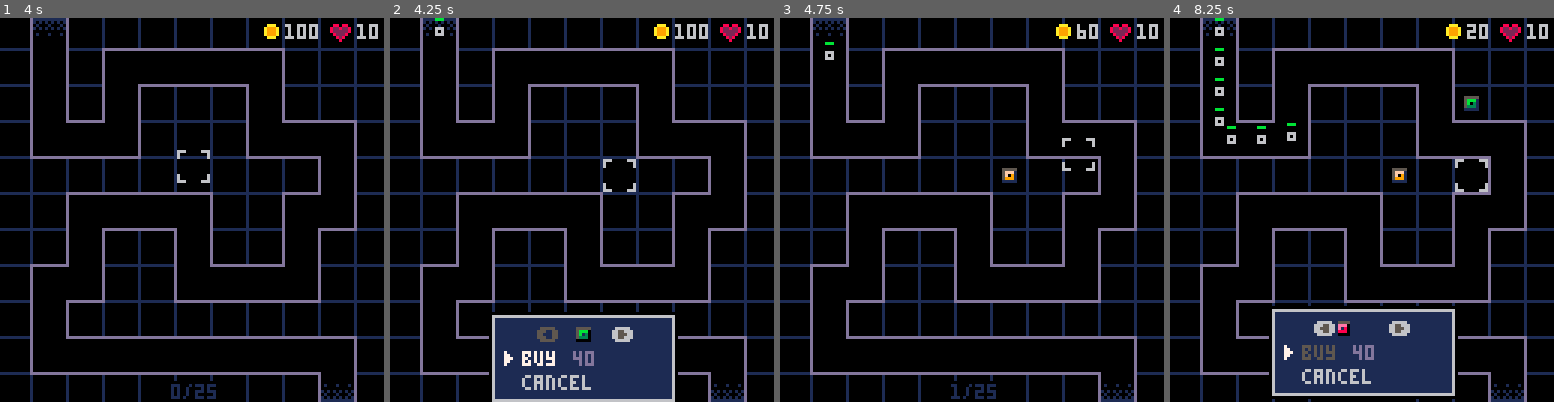
Above: before the commit, frames 1-4 (left to right).
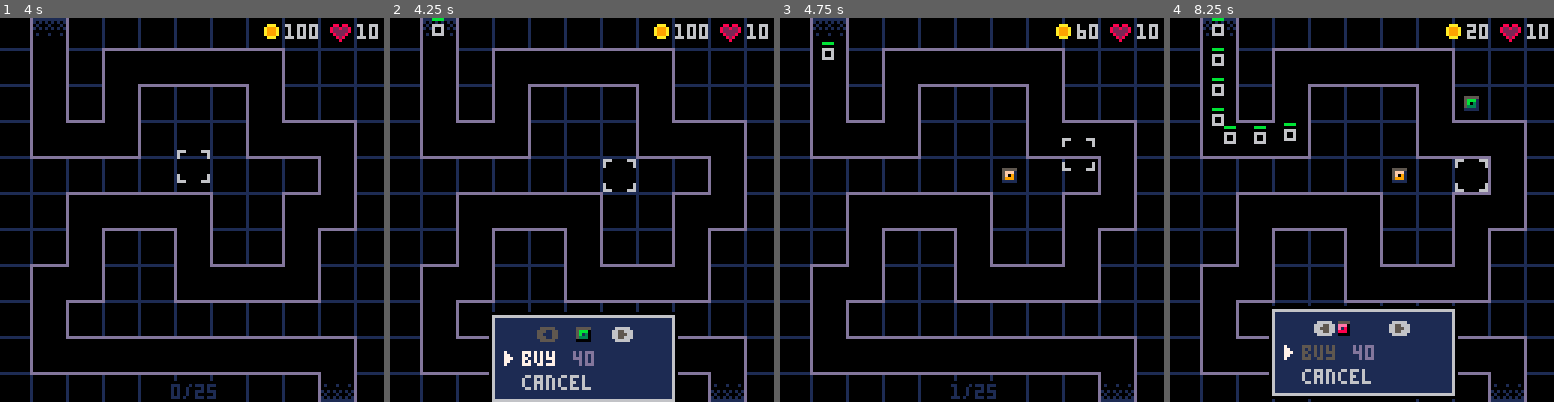
Above: after the commit, the same moments.

Repository: beardedsakimonkey/pixel_td.p8
Game: PICO-8 cartridge pixel_td.p8
The game is run twice, just before and just after one commit, with the same random seed, the same clock (stepped at 60 frames per second) and the same inputs.
Inputs:
- Up to frame 1 (4 s): tap X (X key) at 0.33, 1.07, 1.85, 2.97 s; tap O (Z key) at 0.7, 1.7, 2.1, 2.5, 2.9, 3.3, 3.7 s; hold Right 1.6-2.1 s; hold Up 2.15-2.42 s; hold Right 2.47-3.03 s; hold Left 3.08-3.58 s; hold Down 3.63-3.97 s
- Up to frame 2 (4.25 s): hold Right from 4.02 s (still down); tap X (X key) at 4.08 s; tap O (Z key) at 4.1 s
- Up to frame 3 (4.75 s): tap O (Z key) at 4.5 s; release Right at 4.68 s; hold Up from 4.73 s (still down)
- Up to frame 4 (8.25 s): tap O (Z key) every 0.4 s from 4.9 to 8.1 s; release Up at 5.03 s; hold Left 5.08-5.68 s; tap X (X key) at 5.2, 6.32, 7.43 s; hold Down 5.73-6.03 s; hold Right 6.08-6.58 s; hold Right 6.63-7.13 s; hold Up 7.18-7.45 s; hold Right 7.5-8.07 s; hold Left from 8.12 s (still down)

Frame 1 is identical in both runs. In frame 2, less than 0.1% of the frame differs, in the area x 10-15%, y 0-5%; in frame 3, less than 0.1%; in frame 4, 0.5%, in the area x 10-33%, y 0-33%.

Commit message:
enlarge square enemy sprite

Diff:
--- a/core.lua
+++ b/core.lua
@@ -1,3 +1,4 @@
+-- TODO: create maps
 _map = {
     {x=1,  y=0,  c=CRNR.top},
     {x=1,  y=3,  c=CRNR.bl},
--- a/enemy.lua
+++ b/enemy.lua
@@ -25,7 +25,7 @@
     if type == ENMY.circ then
         width, height = 3, 3
     elseif type == ENMY.square then
-        width, height = 3, 3
+        width, height = 4, 4
     elseif type == ENMY.diamond then
         width, height = 5, 5
     elseif type == ENMY.arrow then
@@ -217,11 +217,13 @@
             end
         end
         pal()
-        -- Draw hp
+        -- Draw health bar
         local hp_y = enmy.y - 4
-        rect(enmy.x-1, hp_y, enmy.x+1, hp_y, C.dark_green)
-        local hp_rem = ceil(enmy.hp / enmy.max_hp*3)
-        rect(enmy.x-1, hp_y, (enmy.x-1)+hp_rem-1, hp_y, C.green)
+        local hp_width = enmy.type == ENMY.arrow and 5 or enmy.width
+        local left = enmy.x - enmy.width\2
+        rect(left, hp_y, left+hp_width-1, hp_y, C.dark_green)
+        local hp_rem = ceil(enmy.hp / enmy.max_hp*hp_width)
+        rect(left, hp_y, left+hp_rem-1, hp_y, C.green)
     end)
 end
 
--- a/pixel_td.p8
+++ b/pixel_td.p8
@@ -97,8 +97,8 @@
 00000000000000000000000000000000000000000000000000000000000000000000000000000000000000000000000000000000000000000000000000000000
 00000000000000000000000000000000000000000000000000000000000000000000000000000000000000000000000000000000000000000000000000000000
 00000000000000000000000000000000000000000000000000000000000000000000000000000000000000000000000000000000000000000000000000000000
-060000006660000000600000666660000aaa00000000000000000000000000000000000000000000000000000000000000000000000000000000000000000000
-6b6000006b60000006b600006bbb6000abbba0000000000000000000000000000000000000000000000000000000000000000000000000000000000000000000
-06000000666000006bbb600066666000abbba0000000000000000000000000000000000000000000000000000000000000000000000000000000000000000000
-000000000000000006b6000000000000abbba0000000000000000000000000000000000000000000000000000000000000000000000000000000000000000000
+060000006666000000600000666660000aaa00000000000000000000000000000000000000000000000000000000000000000000000000000000000000000000
+6b6000006bb6000006b600006bbb6000abbba0000000000000000000000000000000000000000000000000000000000000000000000000000000000000000000
+060000006bb600006bbb600066666000abbba0000000000000000000000000000000000000000000000000000000000000000000000000000000000000000000
+000000006666000006b6000000000000abbba0000000000000000000000000000000000000000000000000000000000000000000000000000000000000000000
 000000000000000000600000000000000aaa00000000000000000000000000000000000000000000000000000000000000000000000000000000000000000000
